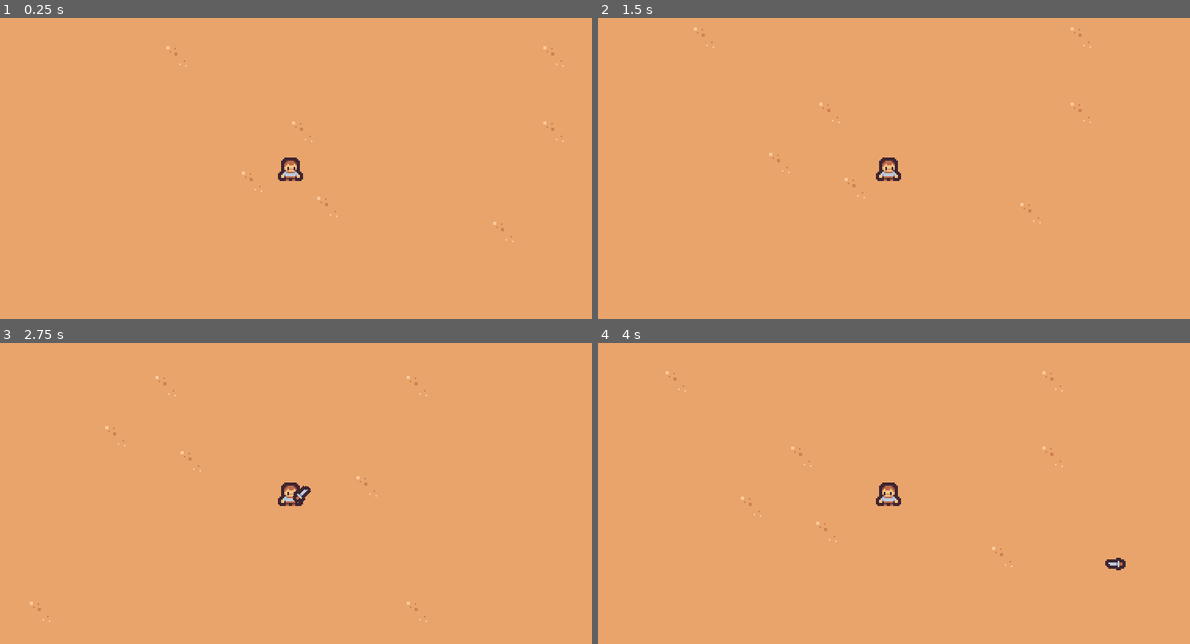
Above: before the commit, frames 1-4 (two rows, left to right).
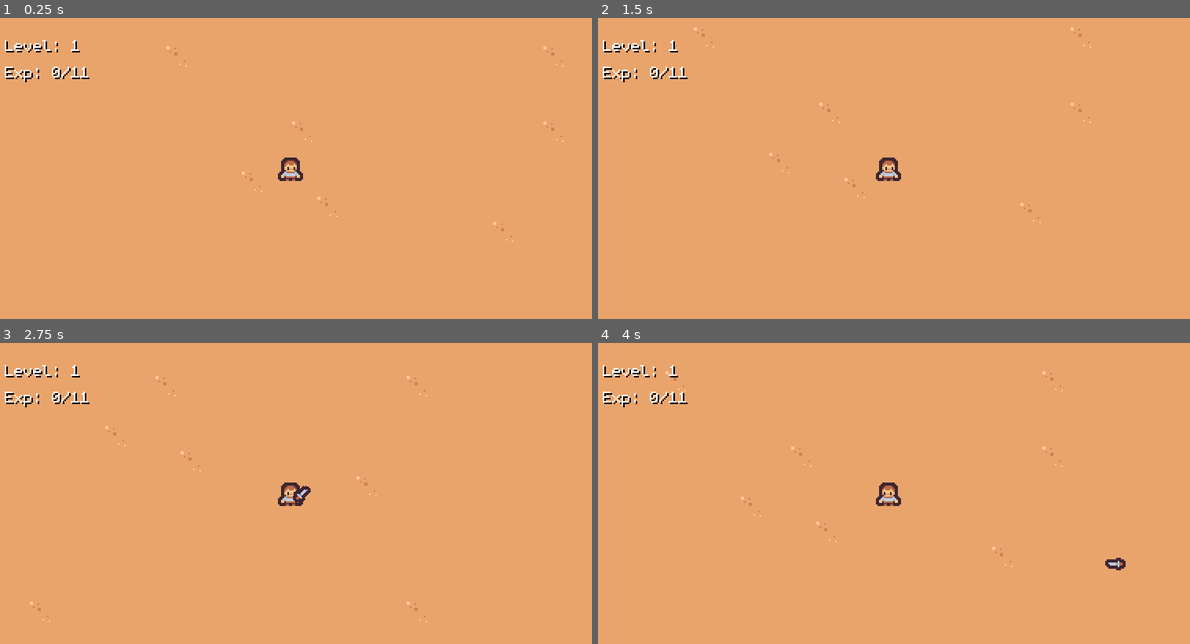
Above: after the commit, the same moments.

Repository: Bandeiraa/vampire_survivors_clone
Game: Godot game, scene res://scenes/management/game_level.tscn
Same seed, same stepped clock (60 frames per second), same inputs: the game is played once before the commit and once after it.
Inputs:
- Up to frame 1 (0.25 s): no input
- Up to frame 2 (1.5 s): tap Enter at 0.5 s; hold Right (ui_right) 0.53-1.28 s; hold Down (ui_down) from 1.28 s (still down)
- Up to frame 3 (2.75 s): release Down (ui_down) at 2.03 s; hold Right (ui_right) from 2.03 s (still down)
- Up to frame 4 (4 s): release Right (ui_right) at 2.78 s; hold Up (ui_up) 2.78-3.53 s; hold Left (ui_left) from 3.53 s (still down)

The runs differ from the first frame. In frame 1, 0.4% of the frame differs, in the area x 0-16%, y 7-22%; in frame 2, 0.4%; in frame 3, 0.4%; in frame 4, 0.4%.

Commit message:
experience and level feedback on interface

Diff:
--- a/project.godot
+++ b/project.godot
@@ -38,6 +38,11 @@
 "class": "GlobalInfo",
 "language": "GDScript",
 "path": "res://scripts/management/global_info.gd"
+}, {
+"base": "CanvasLayer",
+"class": "Interface",
+"language": "GDScript",
+"path": "res://scripts/management/interface.gd"
 } ]
 _global_script_class_icons={
 "CharacterTemplate": "",
@@ -45,7 +50,8 @@
 "DaggerManager": "",
 "EnemySpawner": "",
 "EnemyTemplate": "",
-"GlobalInfo": ""
+"GlobalInfo": "",
+"Interface": ""
 }
 
 [application]
--- a/scenes/management/game_level.tscn
+++ b/scenes/management/game_level.tscn
@@ -1,7 +1,8 @@
-[gd_scene load_steps=5 format=2]
+[gd_scene load_steps=6 format=2]
 
 [ext_resource path="res://scenes/character/human.tscn" type="PackedScene" id=1]
 [ext_resource path="res://assets/map/base_terrain.png" type="Texture" id=2]
+[ext_resource path="res://scenes/management/interface.tscn" type="PackedScene" id=3]
 [ext_resource path="res://scripts/management/enemy_spawner.gd" type="Script" id=4]
 
 [sub_resource type="TileSet" id=1]
@@ -53,4 +54,6 @@
 format = 1
 tile_data = PoolIntArray( 0, 0, 0, 1, 0, 0, 2, 0, 0, 3, 0, 0, 4, 0, 0, 5, 0, 0, 6, 0, 0, 7, 0, 0, 8, 0, 0, 9, 0, 0, 10, …(3809 unchanged characters)…
 
+[node name="Interface" parent="." instance=ExtResource( 3 )]
+
 [connection signal="timeout" from="EnemySpawner/SpawnTimer" to="EnemySpawner" method="on_spawn_timer_timeout"]
--- /dev/null
+++ b/scenes/management/interface.tscn
@@ -0,0 +1,39 @@
+[gd_scene load_steps=4 format=2]
+
+[ext_resource path="res://assets/font/monogram.ttf" type="DynamicFontData" id=1]
+[ext_resource path="res://scripts/management/interface.gd" type="Script" id=2]
+
+[sub_resource type="DynamicFont" id=1]
+font_data = ExtResource( 1 )
+
+[node name="Interface" type="CanvasLayer" groups=["interface"]]
+script = ExtResource( 2 )
+
+[node name="ExpContainer" type="Control" parent="."]
+anchor_right = 1.0
+anchor_bottom = 1.0
+
+[node name="VContainer" type="VBoxContainer" parent="ExpContainer"]
+margin_left = 10.0
+margin_top = 10.0
+margin_right = 80.0
+margin_bottom = 30.0
+
+[node name="Level" type="Label" parent="ExpContainer/VContainer"]
+margin_right = 80.0
+margin_bottom = 13.0
+rect_min_size = Vector2( 80, 0 )
+custom_colors/font_color_shadow = Color( 0, 0, 0, 1 )
+custom_fonts/font = SubResource( 1 )
+text = "Level: 100"
+valign = 1
+
+[node name="CurrentExp" type="Label" parent="ExpContainer/VContainer"]
+margin_top = 17.0
+margin_right = 80.0
+margin_bottom = 30.0
+rect_min_size = Vector2( 80, 0 )
+custom_colors/font_color_shadow = Color( 0, 0, 0, 1 )
+custom_fonts/font = SubResource( 1 )
+text = "Exp: 0/36"
+valign = 1
--- a/scripts/character/template.gd
+++ b/scripts/character/template.gd
@@ -19,6 +19,7 @@
 
 func _ready() -> void:
 	global_info.character = self
+	get_tree().call_group("interface", "update_exp", level, experience, experience_required)
 
 
 func _physics_process(_delta: float) -> void:
@@ -68,6 +69,8 @@
 		experience -= experience_required
 		level_up()
 
+	get_tree().call_group("interface", "update_exp", level, experience, experience_required)
+
 
 func level_up() -> void:
 	level += 1
--- /dev/null
+++ b/scripts/management/interface.gd
@@ -0,0 +1,9 @@
+extends CanvasLayer
+class_name Interface
+
+onready var level: Label = get_node("ExpContainer/VContainer/Level")
+onready var experience: Label = get_node("ExpContainer/VContainer/CurrentExp")
+
+func update_exp(current_level: int, current_exp: int, target_exp: int) -> void:
+	level.text = "Level: " + str(current_level)
+	experience.text = "Exp: " + str(current_exp) + "/" + str(target_exp)
Binary file added: assets/font/monogram.ttf
